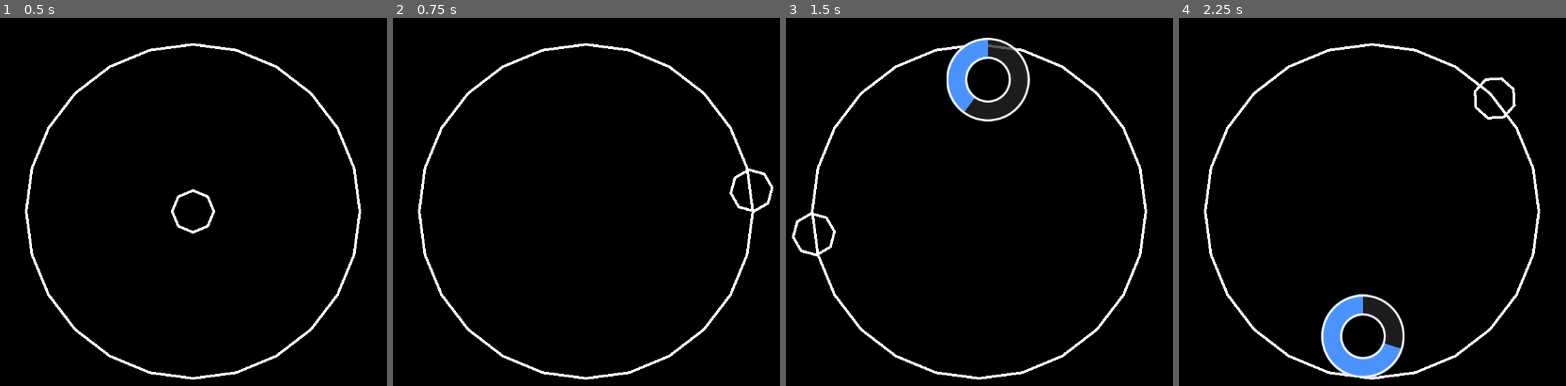
Above: before the commit, frames 1-4 (left to right).
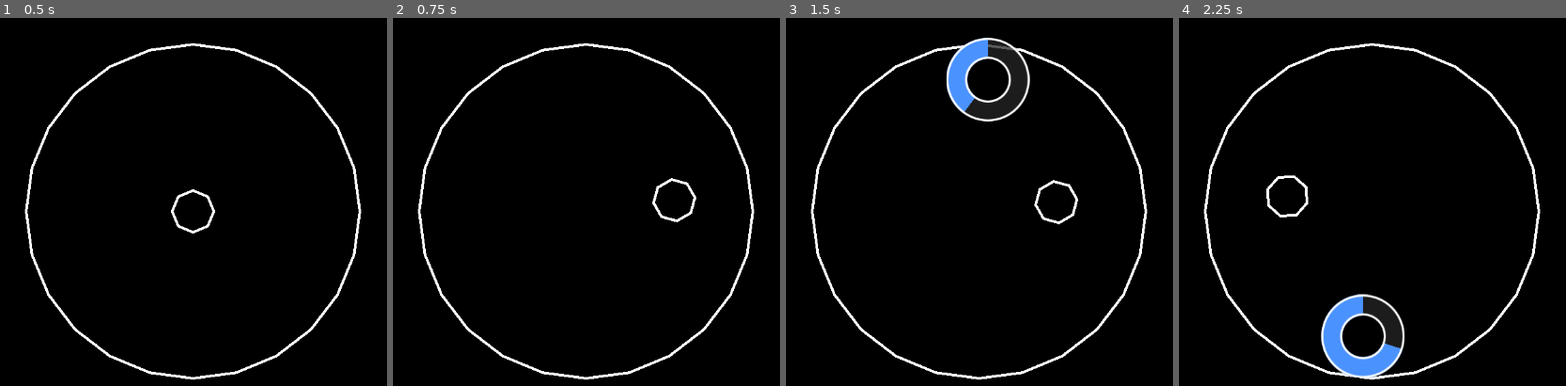
Above: after the commit, the same moments.

Repository: jokw1228/Slay_The_Circle
Game: Godot game, scene res://scenes/rooms/RoomTest.tscn
Same seed, same stepped clock (60 frames per second), same inputs: the game is played once before the commit and once after it.
Inputs (mouse positions are in pixels of both pictures, inside the frame that each line leads up to):
- Up to frame 1 (0.5 s): no input
- Up to frame 2 (0.75 s): tap Enter at 0.5 s; move the mouse to (752, 190) at 0.52 s; click (752, 190) at 0.67 s
- Up to frame 3 (1.5 s): move the mouse to (828, 231) at 1.27 s; click (828, 231) at 1.42 s
- Up to frame 4 (2.25 s): move the mouse to (1446, 117) at 2.02 s; click (1446, 117) at 2.17 s

Frame 1 is identical in both runs. In frame 2, 0.6% of the frame differs, in the area x 66-99%, y 40-56%; in frame 3, 0.6%; in frame 4, 0.6%.

Commit message:
플레이어 이동 방식 변경
순간이동 -> 선형이동

Diff:
--- a/scenes/player/Player.gd
+++ b/scenes/player/Player.gd
@@ -1,13 +1,20 @@
-extends CharacterBody2D
+extends Area2D
 
 @export var PlayerRayCast2D: RayCast2D
 
 signal slay
+
+func _draw():
+	draw_arc(position, 32, 0, 2 * PI, 9, Color.WHITE, 4.0, false)
 
 func _input(event):
 	if event is InputEventMouseButton and event.button_index == MOUSE_BUTTON_LEFT and event.pressed:
 		look_at(get_global_mouse_position())
 		slay.emit()
 
-func _draw():
-	draw_arc(position, 32, 0, 2 * PI, 9, Color.WHITE, 4.0, false)
+func _on_player_ray_cast_2d_move_player(position_to_go):
+	var tween = create_tween()
+	var d = position_to_go - position
+	var distance: float = sqrt(d.x * d.x + d.y * d.y)
+	var speed: float = 2048
+	tween.tween_property(self, "position", position_to_go, distance / speed)
--- a/scenes/player/Player.tscn
+++ b/scenes/player/Player.tscn
@@ -6,7 +6,7 @@
 [sub_resource type="CircleShape2D" id="CircleShape2D_wtb3g"]
 radius = 16.0
 
-[node name="Player" type="CharacterBody2D" node_paths=PackedStringArray("PlayerRayCast2D")]
+[node name="Player" type="Area2D" node_paths=PackedStringArray("PlayerRayCast2D")]
 script = ExtResource("1_udqk7")
 PlayerRayCast2D = NodePath("PlayerRayCast2D")
 
@@ -14,10 +14,10 @@
 shape = SubResource("CircleShape2D_wtb3g")
 metadata/_edit_lock_ = true
 
-[node name="PlayerRayCast2D" type="RayCast2D" parent="." node_paths=PackedStringArray("Player")]
+[node name="PlayerRayCast2D" type="RayCast2D" parent="."]
 target_position = Vector2(1024, 0)
 collision_mask = 32768
 script = ExtResource("2_wxquw")
-Player = NodePath("..")
 
 [connection signal="slay" from="." to="PlayerRayCast2D" method="_on_player_slay"]
+[connection signal="move_player" from="PlayerRayCast2D" to="." method="_on_player_ray_cast_2d_move_player"]
--- a/scenes/player/PlayerRayCast2D.gd
+++ b/scenes/player/PlayerRayCast2D.gd
@@ -1,6 +1,8 @@
 extends RayCast2D
 
 @export var Player: CharacterBody2D
+
+signal move_player(position_to_go)
 
 var on_slaying: bool = false
 
@@ -11,4 +13,6 @@
 func _physics_process(_delta):
 	if on_slaying:
 		on_slaying = false
-		Player.position = (get_collision_point()).normalized() * 256
+
+		var position_to_go = get_collision_point().normalized() * 256
+		move_player.emit(position_to_go)
